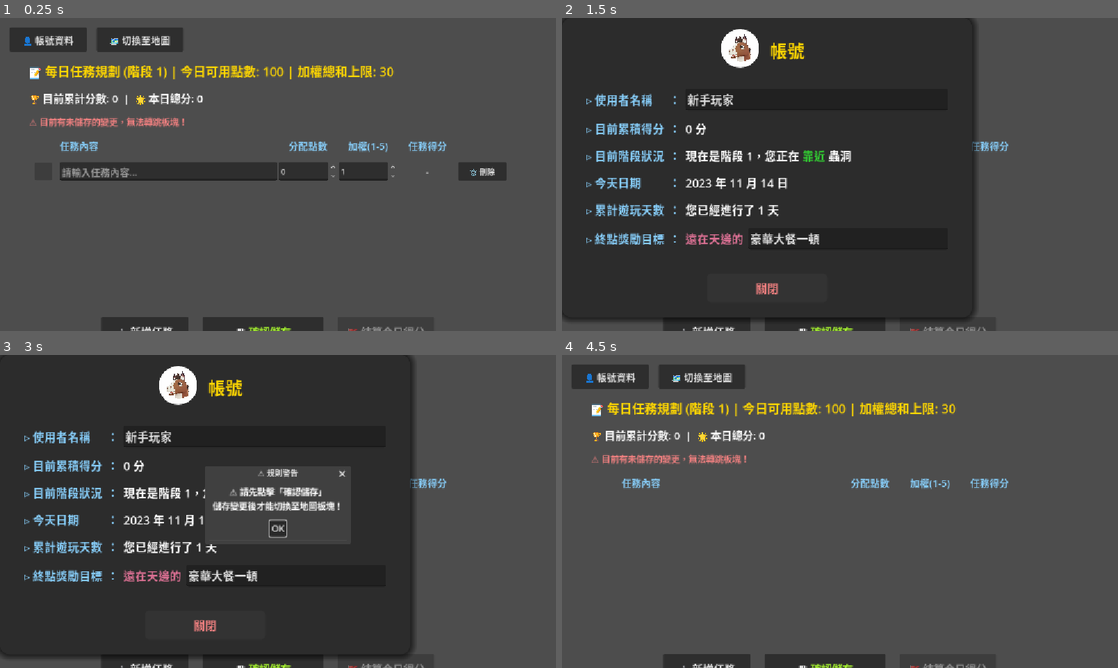
Above: before the commit, frames 1-4 (two rows, left to right).
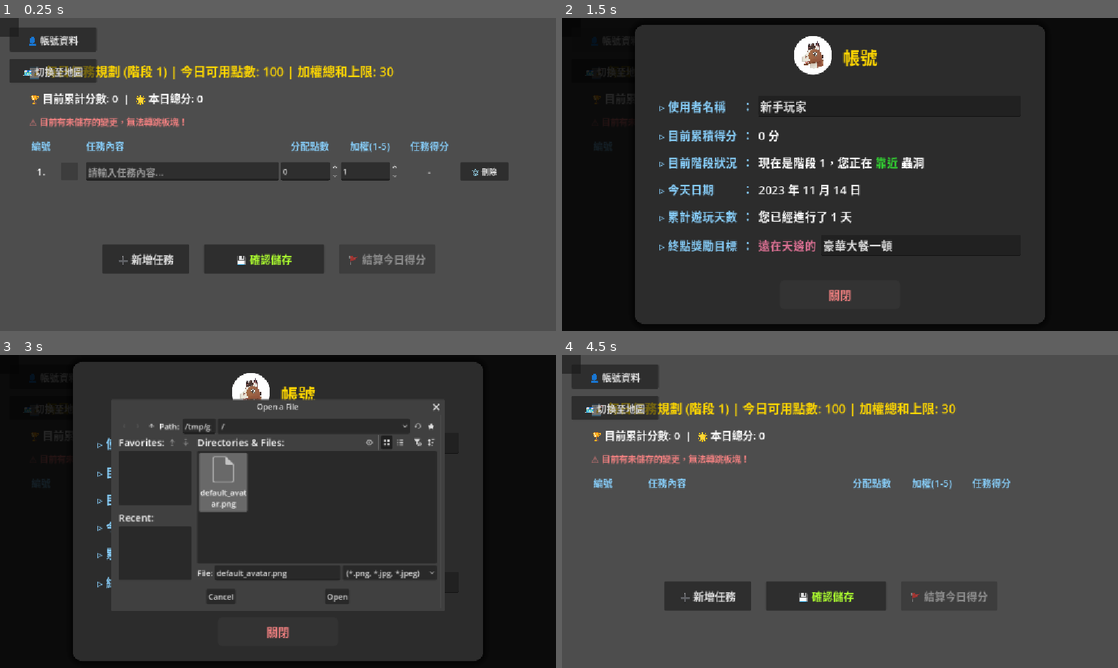
Above: after the commit, the same moments.

Repository: mirloss695/todo-monopoly
Game: Godot game, scene res://main.tscn
Two runs of this game, one before a commit and one after it. Both use one fixed random seed, a clock stepped at 60 frames per second and the inputs below.
Inputs (mouse positions are in pixels of both pictures, inside the frame that each line leads up to; where the layout moved, square brackets give the same spot in the first picture):
- Up to frame 1 (0.25 s): no input
- Up to frame 2 (1.5 s): click "🗑️ 刪除" at 0.5 s; click "👤 帳號資料" at 1.25 s
- Up to frame 3 (3 s): click (144, 596) at 2 s, where only the run after the commit has a clickable "➕ 新增任務"; click (250, 392) [177, 386] at 2.75 s
- Up to frame 4 (4.5 s): click "OK" (after the commit: "Open") at 3.5 s; click "關閉" at 4.25 s

The runs differ from the first frame. In frame 1, 9.4% of the frame differs, in the area x 0-92%, y 0-100%; in frame 2, 49%; in frame 3, 50%, in the area x 0-100%, y 0-100%; in frame 4, 8.7%.

Commit message:
版面調整
修改：

1、擲骰完之後「確認並繼續」的按鈕保留，但還是讓玩家可以在這一步以空白鍵替代（只有這一步且不用特別加提示）

2、任務版面下面三個按鈕被切掉了，請修改版面配置

3、叫出帳號資料時帳號面板應該畫面中央，靠後的板塊畫面要變暗

4、調整版面配置使切換至地圖/任務的按鈕改至帳號資料按鈕的下方

5、任務板塊，核取方塊之前（左側）為任務加上編號

Diff:
--- a/main.gd
+++ b/main.gd
@@ -8,7 +8,7 @@
 @onready var map_board = $MapBoard
 @onready var profile_board = $UserProfile
 
-var top_bar: HBoxContainer
+var top_bar: VBoxContainer # 【修改】改為垂直容器
 var profile_btn: Button
 var switch_btn: Button
 var next_day_btn: Button
@@ -16,11 +16,11 @@
 func _ready():
 	self.set_anchors_preset(Control.PRESET_FULL_RECT)
 
-	# --- 頂部常駐按鈕列 (排版在左上角，並拉高層級) ---
-	top_bar = HBoxContainer.new()
+	# --- 頂部常駐按鈕列 (改為上下排列) ---
+	top_bar = VBoxContainer.new()
 	top_bar.position = Vector2(20, 20)
-	top_bar.add_theme_constant_override("separation", 20)
-	top_bar.z_index = 90 # 浮在任務版塊之上，但被 Profile 蓋住
+	top_bar.add_theme_constant_override("separation", 15) # 設定上下間距
+	top_bar.z_index = 90
 	add_child(top_bar)
 
 	profile_btn = Button.new()
@@ -31,7 +31,6 @@
 	profile_btn.pressed.connect(_on_profile_pressed)
 	top_bar.add_child(profile_btn)
 
-	# 【新增】自由切換版塊按鈕
 	switch_btn = Button.new()
 	switch_btn.text = "🗺️ 切換至地圖"
 	switch_btn.custom_minimum_size = Vector2(180, 50)
@@ -79,33 +78,26 @@
 	profile_board.play_days = global_day
 	profile_board.update_display()
 
-# --- 點擊：帳號按鈕 ---
 func _on_profile_pressed():
 	if todo_board.visible: global_score = todo_board.total_accumulated_score
 	elif map_board.visible: global_score = map_board.total_score
 	sync_all_data()
 	profile_board.show()
 
-# --- 點擊：切換版塊按鈕 ---
 func _on_switch_pressed():
 	if todo_board.visible:
-		# 檢查是否有未儲存的變更
 		if todo_board.is_editing:
 			todo_board.warning_dialog.dialog_text = "⚠️ 請先點擊「確認儲存」\n儲存變更後才能切換至地圖板塊！"
 			todo_board.warning_dialog.popup_centered()
 			return
-
-		# 切換到地圖 (純觀看模式，不開啟骰子)
 		todo_board.hide()
 		map_board.show()
 		switch_btn.text = "📝 切換回任務"
 	else:
-		# 切換回任務
 		map_board.hide()
 		todo_board.show()
 		switch_btn.text = "🗺️ 切換至地圖"
 
-# --- 點擊：任務結算 (正式進入骰子階段) ---
 func _on_todo_finished():
 	global_score = todo_board.total_accumulated_score
 	sync_all_data()
@@ -114,11 +106,9 @@
 	map_board.show()
 	switch_btn.text = "📝 切換回任務"
 
-	# 【修改】自動喚起地圖的「擲骰子」按鈕
 	map_board.activate_dice()
 	next_day_btn.show()
 
-# --- 點擊：進入下一天 ---
 func _on_next_day_pressed():
 	global_score = map_board.total_score
 	global_day += 1
--- a/map_board.gd
+++ b/map_board.gd
@@ -35,8 +35,8 @@
 var event_panel: ColorRect
 var event_title: Label
 var event_result: Label
-var continue_btn: Button # 【修改】把純文字提示改成實際的按鈕
-var roll_dice_btn: Button # 【新增】專屬的擲骰子大按鈕
+var continue_btn: Button
+var roll_dice_btn: Button
 
 func _ready():
 	randomize()
@@ -65,7 +65,6 @@
 		map_root.position = (screen_size - map_size) / 2.0
 	if event_panel:
 		event_panel.position = (screen_size - event_panel.size) / 2.0
-	# 定位擲骰子按鈕到底部中央
 	if roll_dice_btn:
 		roll_dice_btn.position = Vector2((screen_size.x - 250) / 2.0, screen_size.y - 120)
 
@@ -73,7 +72,6 @@
 	ui_layer = CanvasLayer.new()
 	add_child(ui_layer)
 
-	# --- 專屬擲骰子按鈕 ---
 	roll_dice_btn = Button.new()
 	roll_dice_btn.text = "🎲 點擊擲骰子"
 	roll_dice_btn.custom_minimum_size = Vector2(250, 80)
@@ -82,9 +80,8 @@
 	roll_dice_btn.mouse_default_cursor_shape = Control.CURSOR_POINTING_HAND
 	roll_dice_btn.pressed.connect(_on_roll_dice_pressed)
 	ui_layer.add_child(roll_dice_btn)
-	roll_dice_btn.hide() # 預設隱藏，只有在從結算跳過來時才顯示
-
-	# --- 彈出事件視窗 ---
+	roll_dice_btn.hide()
+
 	event_panel = ColorRect.new()
 	event_panel.color = Color(0, 0, 0, 0.85)
 	event_panel.size = Vector2(400, 200)
@@ -106,7 +103,6 @@
 	event_result.add_theme_font_size_override("font_size", 48)
 	event_panel.add_child(event_result)
 
-	# 【修改】把空白鍵提示換成實體按鈕
 	continue_btn = Button.new()
 	continue_btn.text = "確認並繼續"
 	continue_btn.custom_minimum_size = Vector2(150, 40)
@@ -120,17 +116,14 @@
 	continue_btn.hide()
 	event_panel.hide()
 
-# --- 給 Main 呼叫的觸發器 ---
 func activate_dice():
 	if current_tile_index != 19:
 		roll_dice_btn.show()
 
-# --- 擲骰子按鈕事件 ---
 func _on_roll_dice_pressed():
 	roll_dice_btn.hide()
 	show_dice_roll()
 
-# --- (生成地圖等邏輯不變) ---
 func generate_chance_tiles():
 	chance_tiles.clear()
 	var valid_range = range(1, 19)
@@ -280,4 +273,9 @@
 		3: total_score += m; is_event_active = false
 		4: total_score -= m; is_event_active = false
 
-# 【修改】已徹底刪除 _input(event)，完美防範 Enter 和空白鍵的干擾
+# 【修改】嚴格限制：只有在視窗彈出並等待玩家按鈕時，空白鍵才會生效
+func _input(event):
+	if event is InputEventKey and event.keycode == KEY_SPACE and event.pressed and not event.echo:
+		if is_waiting_confirm:
+			is_waiting_confirm = false
+			user_confirmed.emit()
--- a/todol_list.gd
+++ b/todol_list.gd
@@ -1,18 +1,15 @@
 extends Control
 
-# --- 遊戲核心數值 ---
 var current_stage = 1
 var total_accumulated_score = 0
 var today_total_score = 0
 var daily_points_limit = 100
 var weight_limit = 30
 
-# --- 狀態變數 ---
 var is_editing = true
 var can_switch_board = false
 var task_rows = []
 
-# --- UI 節點參考 ---
 var bg: ColorRect
 var margin: MarginContainer
 var header_label: Label
@@ -25,39 +22,30 @@
 var board_status_label: Label
 
 func _ready():
-	# 確保最底層的根節點填滿整個視窗
 	self.set_anchors_preset(Control.PRESET_FULL_RECT)
-
 	daily_points_limit = current_stage * 100
 	setup_ui()
 	add_task_row()
 
-# --- 建立 UI 介面 ---
 func setup_ui():
-	# 背景底色
 	bg = ColorRect.new()
 	bg.color = Color("#2C2C2C")
+	bg.set_anchors_preset(Control.PRESET_FULL_RECT)
 	add_child(bg)
-	# 【關鍵修正】加入節點後，立刻讓它錨點設為全螢幕填滿
-	bg.set_anchors_preset(Control.PRESET_FULL_RECT)
-
-	# 邊距容器
+
+	# 【修改】完全交給錨點系統排版，不強加螢幕大小，按鈕就不會被切掉
 	margin = MarginContainer.new()
+	margin.set_anchors_preset(Control.PRESET_FULL_RECT)
 	margin.add_theme_constant_override("margin_top", 90)
-	margin.add_theme_constant_override("margin_left", 60)   # 稍微增加左右邊距，全螢幕時更好看
+	margin.add_theme_constant_override("margin_left", 60)
 	margin.add_theme_constant_override("margin_right", 60)
 	margin.add_theme_constant_override("margin_bottom", 40)
 	add_child(margin)
-	# 【關鍵修正】同樣設為全螢幕填滿
-	margin.set_anchors_preset(Control.PRESET_FULL_RECT)
-
-	# 垂直排列容器
+
 	var main_vbox = VBoxContainer.new()
 	main_vbox.add_theme_constant_override("separation", 20)
 	margin.add_child(main_vbox)
-	main_vbox.set_anchors_preset(Control.PRESET_FULL_RECT)
-
-	# --- 頂部資訊區 ---
+
 	header_label = Label.new()
 	header_label.text = "📝 每日任務規劃 (階段 %d) | 今日可用點數: %d | 加權總和上限: %d" % [current_stage, daily_points_limit, weight_limit]
 	header_label.add_theme_font_size_override("font_size", 26)
@@ -75,16 +63,15 @@
 	board_status_label.add_theme_font_size_override("font_size", 18)
 	main_vbox.add_child(board_status_label)
 
-	# --- 欄位標題列 ---
 	var title_hbox = HBoxContainer.new()
-	var titles = ["", "任務內容", "分配點數", "加權(1-5)", "任務得分", ""]
-	var widths = [60, 450, 120, 120, 120, 100]
+	# 【修改】加入編號欄位，並微調排版寬度
+	var titles = ["編號", "", "任務內容", "分配點數", "加權(1-5)", "任務得分", ""]
+	var widths = [50, 60, 400, 120, 120, 120, 100]
 	for i in range(titles.size()):
 		var l = Label.new()
 		l.text = titles[i]
 		l.custom_minimum_size = Vector2(widths[i], 0)
-		# 讓任務內容的標題稍微靠左，看起來更整齊
-		if i == 1:
+		if i == 2:
 			l.horizontal_alignment = HORIZONTAL_ALIGNMENT_LEFT
 		else:
 			l.horizontal_alignment = HORIZONTAL_ALIGNMENT_CENTER
@@ -93,16 +80,14 @@
 		title_hbox.add_child(l)
 	main_vbox.add_child(title_hbox)
 
-	# --- 任務列表容器 ---
 	var scroll = ScrollContainer.new()
-	scroll.size_flags_vertical = SIZE_EXPAND_FILL # 讓滾動區域吸收所有垂直剩餘空間
-	scroll.custom_minimum_size = Vector2(0, 300)
+	scroll.size_flags_vertical = SIZE_EXPAND_FILL
+	scroll.custom_minimum_size = Vector2(0, 150) # 【修改】縮小最小高度避免擠壓按鈕
 	tasks_container = VBoxContainer.new()
 	tasks_container.size_flags_horizontal = SIZE_EXPAND_FILL
 	scroll.add_child(tasks_container)
 	main_vbox.add_child(scroll)
 
-	# --- 底部按鈕區 ---
 	var btn_hbox = HBoxContainer.new()
 	btn_hbox.alignment = BoxContainer.ALIGNMENT_CENTER
 	btn_hbox.add_theme_constant_override("separation", 30)
@@ -132,29 +117,36 @@
 
 	main_vbox.add_child(btn_hbox)
 
-	# --- 警告視窗初始化 ---
 	warning_dialog = AcceptDialog.new()
 	warning_dialog.title = "⚠️ 規則警告"
 	add_child(warning_dialog)
-
 	var dialog_label = warning_dialog.get_label()
 	dialog_label.add_theme_font_size_override("font_size", 18)
 	dialog_label.horizontal_alignment = HORIZONTAL_ALIGNMENT_CENTER
-
 	var ok_btn = warning_dialog.get_ok_button()
 	ok_btn.add_theme_font_size_override("font_size", 18)
 	ok_btn.custom_minimum_size = Vector2(100, 40)
 
-# --- 動態新增一行任務 ---
+# --- 動態更新任務編號 ---
+func update_task_numbers():
+	for i in range(task_rows.size()):
+		task_rows[i]["num_lbl"].text = str(i + 1) + "."
+
 func add_task_row():
 	if not is_editing: return
 
 	var row = HBoxContainer.new()
 	var row_data = {}
 
+	# 【新增】任務編號標籤
+	var num_lbl = Label.new()
+	num_lbl.custom_minimum_size = Vector2(50, 0)
+	num_lbl.horizontal_alignment = HORIZONTAL_ALIGNMENT_CENTER
+	num_lbl.add_theme_font_size_override("font_size", 20)
+	row.add_child(num_lbl)
+
 	var cb_container = CenterContainer.new()
 	cb_container.custom_minimum_size = Vector2(60, 0)
-
 	var checkbox = Button.new()
 	checkbox.toggle_mode = true
 	checkbox.text = ""
@@ -171,11 +163,10 @@
 	check_mark.vertical_alignment = VERTICAL_ALIGNMENT_CENTER
 	check_mark.mouse_filter = Control.MOUSE_FILTER_IGNORE
 	checkbox.add_child(check_mark)
-
 	row.add_child(cb_container)
 
 	var line_edit = LineEdit.new()
-	line_edit.size_flags_horizontal = SIZE_EXPAND_FILL # 【關鍵修正】讓輸入框吸收剩餘的水平空間，全螢幕時會自動拉長
+	line_edit.size_flags_horizontal = SIZE_EXPAND_FILL
 	line_edit.custom_minimum_size = Vector2(300, 0)
 	line_edit.placeholder_text = "請輸入任務內容..."
 	line_edit.add_theme_font_size_override("font_size", 20)
@@ -193,12 +184,12 @@
 	weight_spin.value = 1
 	row.add_child(weight_spin)
 
-	var task_score_label = Label.new()
-	task_score_label.custom_minimum_size = Vector2(120, 0)
-	task_score_label.text = "-"
-	task_score_label.horizontal_alignment = HORIZONTAL_ALIGNMENT_CENTER
-	task_score_label.add_theme_font_size_override("font_size", 20)
-	row.add_child(task_score_label)
+	var task_score_lbl = Label.new()
+	task_score_lbl.custom_minimum_size = Vector2(120, 0)
+	task_score_lbl.text = "-"
+	task_score_lbl.horizontal_alignment = HORIZONTAL_ALIGNMENT_CENTER
+	task_score_lbl.add_theme_font_size_override("font_size", 20)
+	row.add_child(task_score_lbl)
 
 	var del_btn = Button.new()
 	del_btn.text = "🗑️ 刪除"
@@ -206,6 +197,7 @@
 	row.add_child(del_btn)
 
 	row_data["row_node"] = row
+	row_data["num_lbl"] = num_lbl # 記錄編號標籤
 	row_data["checkbox"] = checkbox
 	row_data["check_mark"] = check_mark
 	row_data["line_edit"] = line_edit
@@ -215,25 +207,25 @@
 	row_data["is_completed"] = false
 
 	del_btn.pressed.connect(_on_delete_task.bind(row_data))
-	checkbox.toggled.connect(_on_task_toggled.bind(row_data, task_score_label))
+	checkbox.toggled.connect(_on_task_toggled.bind(row_data, task_score_lbl))
 
 	tasks_container.add_child(row)
 	task_rows.append(row_data)
+	update_task_numbers() # 每次新增後更新編號
 
 func _on_delete_task(row_data: Dictionary):
 	if row_data["is_completed"]:
 		warning_dialog.dialog_text = "該任務已打勾完成，無法刪除！\n如需刪除請先取消勾選。"
 		warning_dialog.popup_centered()
 		return
-
 	row_data["row_node"].queue_free()
 	task_rows.erase(row_data)
+	update_task_numbers() # 刪除後重新計算編號
 
 func update_score_display():
 	score_label.text = "🏆 目前累計分數: %d  |  🌟 本日總分: %d" % [total_accumulated_score, today_total_score]
 
-func _on_add_task_pressed():
-	add_task_row()
+func _on_add_task_pressed(): add_task_row()
 
 func _on_toggle_save_pressed():
 	if is_editing:
@@ -273,7 +265,6 @@
 			row_data["weight_spin"].editable = false
 			row_data["del_btn"].disabled = true
 			row_data["checkbox"].disabled = false
-
 	else:
 		is_editing = true
 		can_switch_board = false
@@ -287,7 +278,6 @@
 
 		for row_data in task_rows:
 			row_data["checkbox"].disabled = true
-
 			if not row_data["is_completed"]:
 				row_data["line_edit"].editable = true
 				row_data["points_spin"].editable = true
@@ -296,60 +286,45 @@
 
 func _on_task_toggled(is_checked: bool, row_data: Dictionary, task_score_lbl: Label):
 	var task_score = row_data["points_spin"].value * row_data["weight_spin"].value
-
 	if is_checked:
 		print("🎵 [播放音效: 叮！]")
 		row_data["is_completed"] = true
 		row_data["check_mark"].text = "✔"
-
 		task_score_lbl.text = "+ " + str(task_score)
 		task_score_lbl.set("theme_override_colors/font_color", Color.GREEN_YELLOW)
 		today_total_score += task_score
 	else:
-		print("🔄 取消勾選，扣除該任務分數...")
 		row_data["is_completed"] = false
 		row_data["check_mark"].text = ""
-
 		task_score_lbl.text = "-"
 		task_score_lbl.set("theme_override_colors/font_color", Color.WHITE)
 		today_total_score -= task_score
-
 	update_score_display()
 
 func _on_finish_pressed():
 	total_accumulated_score += today_total_score
 	update_score_display()
-	print("🎯 今日結算完畢！準備切換到地圖板塊...")
-
 	finish_btn.disabled = true
 	finish_btn.text = "已結算"
 	toggle_save_btn.disabled = true
-
 	for row_data in task_rows:
 		row_data["checkbox"].disabled = true
 
-# --- 給 Main 控制器呼叫的重置函數 (進入下一天) ---
 func reset_for_new_day():
 	today_total_score = 0
 	is_editing = true
 	can_switch_board = false
-
 	add_task_btn.disabled = false
 	toggle_save_btn.text = "💾 確認儲存"
 	toggle_save_btn.set("theme_override_colors/font_color", Color.GREEN_YELLOW)
 	toggle_save_btn.disabled = false
-
 	finish_btn.disabled = true
 	finish_btn.text = "🚩 結算今日得分"
-
 	board_status_label.text = "⚠️ 目前有未儲存的變更，無法轉跳板塊！"
 	board_status_label.set("theme_override_colors/font_color", Color.LIGHT_CORAL)
 
-	# 清空舊任務
 	for row_data in task_rows:
 		row_data["row_node"].queue_free()
 	task_rows.clear()
-
-	# 給予一個新任務列
 	add_task_row()
 	update_score_display()
--- a/user_profile.gd
+++ b/user_profile.gd
@@ -1,6 +1,5 @@
 extends Control
 
-# --- 模擬的全域變數 ---
 var user_name = "新手玩家"
 var total_score = 1500
 var current_stage = 1
@@ -8,7 +7,6 @@
 var play_days = 1
 var reward_item = "豪華大餐一頓"
 
-# --- UI 節點參考 ---
 var overlay_bg: ColorRect
 var panel: Panel
 var avatar_btn: TextureButton
@@ -24,27 +22,24 @@
 
 func _ready():
 	self.set_anchors_preset(Control.PRESET_FULL_RECT)
-	# 【修改 1】強制拉高圖層，保證蓋過地圖棋子 (棋子為 10)
 	self.z_index = 100
-	get_viewport().size_changed.connect(_on_window_resized)
-
 	setup_ui()
 	update_display()
 
-func _on_window_resized():
-	var screen_size = get_viewport_rect().size
-	if overlay_bg:
-		overlay_bg.size = screen_size
-	if panel:
-		panel.position = (screen_size - panel.size) / 2.0
-
 func setup_ui():
+	# 【修改】強制背景遮罩填滿全螢幕
 	overlay_bg = ColorRect.new()
-	overlay_bg.color = Color(0, 0, 0, 0.75)
+	overlay_bg.color = Color(0, 0, 0, 0.85) # 稍微加深一點
+	overlay_bg.set_anchors_preset(Control.PRESET_FULL_RECT)
 	add_child(overlay_bg)
 
+	# 【修改】使用置中容器，保證面板永遠在畫面正中央
+	var center_container = CenterContainer.new()
+	center_container.set_anchors_preset(Control.PRESET_FULL_RECT)
+	add_child(center_container)
+
 	panel = Panel.new()
-	panel.size = Vector2(850, 620)
+	panel.custom_minimum_size = Vector2(850, 620)
 	var style = StyleBoxFlat.new()
 	style.bg_color = Color("#2C2C2C")
 	style.corner_radius_top_left = 20
@@ -54,7 +49,7 @@
 	style.shadow_color = Color(0, 0, 0, 0.6)
 	style.shadow_size = 15
 	panel.add_theme_stylebox_override("panel", style)
-	add_child(panel)
+	center_container.add_child(panel)
 
 	var margin = MarginContainer.new()
 	margin.set_anchors_preset(Control.PRESET_FULL_RECT)
@@ -248,5 +243,3 @@
 
 func _on_close_pressed():
 	self.hide()
-
-# 【修改 2】已移除 _input 事件，Tab 鍵不再會叫出畫面
